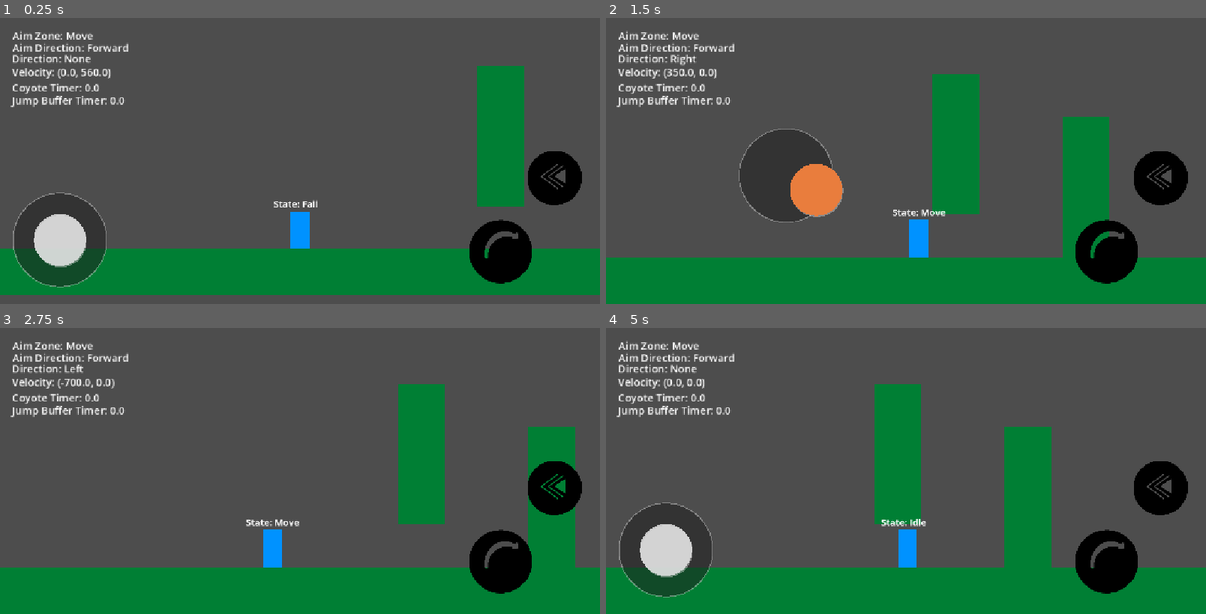
Above: before the commit, frames 1-4 (two rows, left to right).
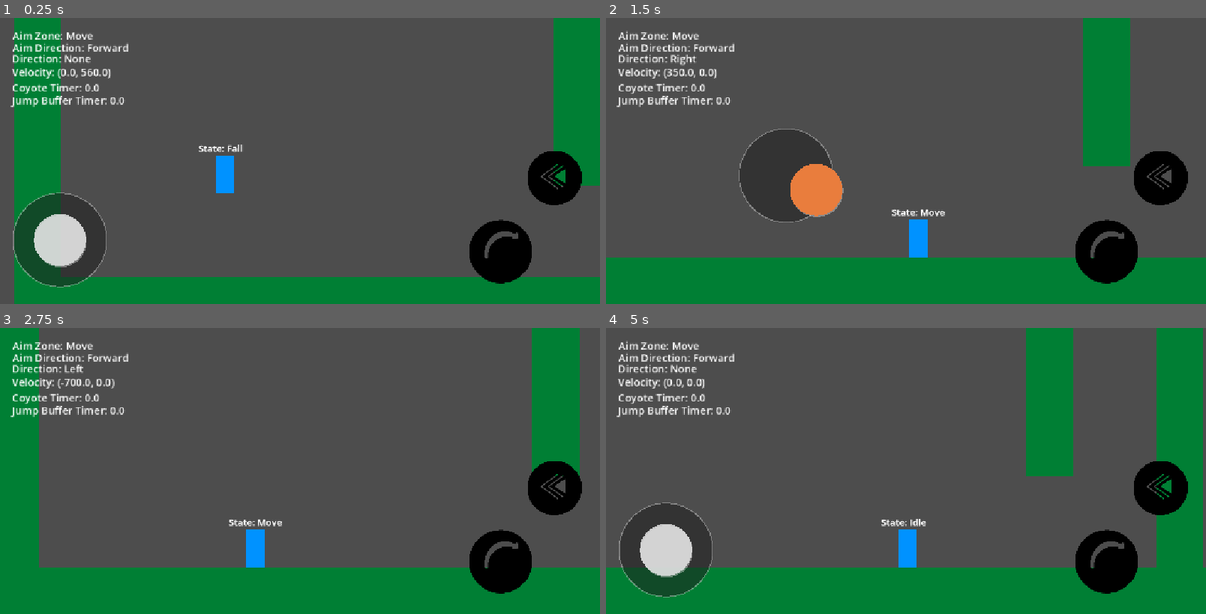
Above: after the commit, the same moments.

Repository: Mrdarx444/Veinbreaker
Game: Godot game, scene res://source/test/world.tscn
Two runs of this game, one before a commit and one after it. Both use one fixed random seed, a clock stepped at 60 frames per second and the inputs below.
Inputs (mouse positions are in pixels of both pictures, inside the frame that each line leads up to):
- Up to frame 1 (0.25 s): no input
- Up to frame 2 (1.5 s): tap Enter at 0.5 s; move the mouse to (1038, 146) at 0.52 s; hold D (Right) 0.53-1.25 s; hold Space (Jump) 0.53-1.25 s; click (1038, 146) at 0.67 s; drag from (786, 175) to (876, 218) at 1.27 s
- Up to frame 3 (2.75 s): move the mouse to (360, 408) at 2.02 s; hold A (Left) from 2.03 s (still down); hold Space (Jump) from 2.03 s (still down)
- Up to frame 4 (5 s): release A (Left) at 2.75 s; release Space (Jump) at 2.75 s; drag from (876, 528) to (726, 428) at 2.77 s; move the mouse to (1086, 513) at 3.52 s; hold D (Right) 3.53-4.25 s; hold Space (Jump) 3.53-4.25 s; drag from (726, 428) to (816, 399) at 4.27 s

The runs differ from the first frame. In frame 1, 26% of the frame differs, in the area x 0-100%, y 0-100%; in frame 2, 9.8%; in frame 3, 15%; in frame 4, 16%.

Commit message:
Fixed IDLE Aiming Down BUG

Diff:
--- a/source/scenes/Player/player.tscn
+++ b/source/scenes/Player/player.tscn
@@ -76,11 +76,13 @@
 [node name="BottomSlideStop" type="RayCast2D" parent="RayCasts" unique_id=24949518]
 target_position = Vector2(0, 140)
 
+[node name="ForcedFall" type="RayCast2D" parent="RayCasts" unique_id=263831735]
+target_position = Vector2(0, 500)
+
 [node name="Components" type="Node" parent="." unique_id=2138234143]
 
 [node name="PlayerAimComponent" type="Node" parent="Components" unique_id=1738510395]
 script = ExtResource("2_ck846")
-IDLE_THRESHOLD = 0.26
 metadata/_custom_type_script = "uid://d17itavn1yymn"
 
 [node name="StateMachine" type="Node" parent="." unique_id=393924244 node_paths=PackedStringArray("initiate_state")]
--- a/source/scripts/Player/Component/aim_component.gd
+++ b/source/scripts/Player/Component/aim_component.gd
@@ -1,7 +1,7 @@
 class_name PlayerAimComponent
 extends Node
 
-enum AimZone { MOVE, MOVE_AIM_UP, MOVE_AIM_DOWN, AIM_UP_IDLE }
+enum AimZone { MOVE, MOVE_AIM_UP, MOVE_AIM_DOWN, AIM_UP_IDLE, AIM_DOWN_IDLE }
 enum AimDirection { FORWARD, UP, DOWN }
 
 # Debugg
@@ -9,7 +9,8 @@
 	AimZone.MOVE: "Move",
 	AimZone.MOVE_AIM_UP: "Move Aim Up",
 	AimZone.MOVE_AIM_DOWN: "Move Aim Down",
-	AimZone.AIM_UP_IDLE: "Aim Up Idle"
+	AimZone.AIM_UP_IDLE: "Aim Up Idle",
+	AimZone.AIM_DOWN_IDLE: "Aim Down Idle"
 }
 
 var aim_direction_debbug := {
@@ -46,5 +47,10 @@
 		current_zone  = AimZone.AIM_UP_IDLE
 		aim_direction = AimDirection.UP
 	else:
-		current_zone  = AimZone.MOVE
-		aim_direction = AimDirection.FORWARD
+		# Modified by ME!
+		if y > AIM_THRESHOLD:
+			current_zone  = AimZone.AIM_DOWN_IDLE
+			aim_direction = AimDirection.DOWN
+		else :
+			current_zone  = AimZone.MOVE
+			aim_direction = AimDirection.FORWARD
--- a/source/scripts/Player/States/fall_state.gd
+++ b/source/scripts/Player/States/fall_state.gd
@@ -7,20 +7,25 @@
 	movement_handle(delta, player)
 	if Input.is_action_just_pressed("Jump"):
 		# Update Conditions HERE! (Certain Height)
-		if player.joystick.aim_direction == player.joystick.AimDirection.DOWN:
+		if (
+			player.joystick.aim_direction == player.joystick.AimDirection.DOWN and
+			player.forced_fall_raycast.is_colliding()
+		):
 			forced_fall = true
-			print("test 1")
 		else :
 			player.jump_buffer_timer.start()
 	super.physics_update(delta, state_owner, state_machine)
 
+func movement_handle(delta: float, player: Player):
+	super.movement_handle(delta, player)
+	if forced_fall:
+		player.velocity.x = 0
 
 func gravity_handle(delta: float, player: Player):
 	if !player.is_on_floor():
 		if player.velocity.y < player.max_fall_speed:
 			if forced_fall:
 				player.velocity.y = player.forced_fall_velocity
-				print("test 2")
 			else :
 				player.velocity.y = min(player.velocity.y + player.gravity * delta, player.max_fall_speed)
 	else :
--- a/source/scripts/Player/States/wall_state.gd
+++ b/source/scripts/Player/States/wall_state.gd
@@ -8,7 +8,7 @@
 	super.physics_update(delta, state_owner, state_machine)
 
 func gravity_handle(delta: float, player: Player):
-	player.velocity.y = min(player.velocity.y + (player.gravity * delta * player.wall_slide_coefficient), player.max_fall_speed * player.wall_slide_coefficient)
+	player.velocity.y = min(player.velocity.y + (player.gravity * delta * player.wall_slide_coefficient), player.wall_slide_max_gravity)
 
 func get_next_state(player: Player) -> StringName:
 	if player.is_on_floor():
--- a/source/scripts/Player/player.gd
+++ b/source/scripts/Player/player.gd
@@ -10,15 +10,15 @@
 @export_subgroup("Jump & Fall")
 var gravity: float = ProjectSettings.get_setting("physics/2d/default_gravity") * 2
 @export var max_fall_speed: float = 2000.0
-@export var forced_fall_velocity: float = 1500.0
+@export var forced_fall_velocity: float = 2000.0
 @export var jump_velocity: float = -900
 @export_range(0, 1, .01) var jump_cut_mult: float = 0.35
 @export var coyote_time: float = 0.13
 @export var jump_buffer_time: float = 0.17
-#@export var jump_buffer_min_velocity: float = 500.0
 @export_subgroup("Wall slide/jump")
-@export_range(0, 1, .01) var wall_slide_coefficient: float = 0.53
+@export_range(0, 1, .01) var wall_slide_coefficient: float = 0.55
 @export var wall_jump_velocity_x: float = 800.0
+@export var wall_slide_max_gravity: float = gravity * 0.3
 @export_subgroup("Dash")
 @export var is_dashing: bool = true
 @export var dash_velocity: float = 2900
@@ -33,6 +33,7 @@
 @onready var left_raycast: RayCast2D = $RayCasts/LeftWall
 @onready var right_raycast: RayCast2D = $RayCasts/RightWall
 @onready var bottom_slide_stop_raycast: RayCast2D = $RayCasts/BottomSlideStop
+@onready var forced_fall_raycast: RayCast2D = $RayCasts/ForcedFall
 @onready var dash_timer: Timer = $Timers/DashTimer
 @onready var dash_cooldown_timer: Timer = $Timers/DashCooldown
 
--- a/source/test/world.tscn
+++ b/source/test/world.tscn
@@ -7,13 +7,16 @@
 size = Vector2(4000, 150)
 
 [sub_resource type="RectangleShape2D" id="RectangleShape2D_pdc63"]
-size = Vector2(150, 450)
+size = Vector2(150, 1000)
 
 [sub_resource type="RectangleShape2D" id="RectangleShape2D_4loxo"]
 size = Vector2(150, 1000)
 
 [sub_resource type="RectangleShape2D" id="RectangleShape2D_slmcd"]
 size = Vector2(150, 1000)
+
+[sub_resource type="RectangleShape2D" id="RectangleShape2D_v5nji"]
+size = Vector2(150, 700)
 
 [node name="World" type="Node2D" unique_id=57820806]
 
@@ -41,11 +44,11 @@
 shape = SubResource("RectangleShape2D_dihab")
 
 [node name="Wall1" type="StaticBody2D" parent="." unique_id=718185708]
-position = Vector2(768, 180)
+position = Vector2(768, -96)
 metadata/_edit_group_ = true
 
 [node name="ColorRect" type="ColorRect" parent="Wall1" unique_id=615603583]
-custom_minimum_size = Vector2(150, 450)
+custom_minimum_size = Vector2(150, 1000)
 anchors_preset = 8
 anchor_left = 0.5
 anchor_top = 0.5
@@ -110,11 +113,11 @@
 shape = SubResource("RectangleShape2D_slmcd")
 
 [node name="Wall3" type="StaticBody2D" parent="." unique_id=492829394]
-position = Vector2(352, 43)
+position = Vector2(352, -237)
 metadata/_edit_group_ = true
 
 [node name="ColorRect" type="ColorRect" parent="Wall3" unique_id=1704805394]
-custom_minimum_size = Vector2(150, 450)
+custom_minimum_size = Vector2(150, 700)
 anchors_preset = 8
 anchor_left = 0.5
 anchor_top = 0.5
@@ -130,10 +133,10 @@
 metadata/_edit_use_anchors_ = true
 
 [node name="Collision" type="CollisionShape2D" parent="Wall3" unique_id=159511932]
-shape = SubResource("RectangleShape2D_pdc63")
+shape = SubResource("RectangleShape2D_v5nji")
 
 [node name="Player" parent="." unique_id=1568325260 instance=ExtResource("1_4loxo")]
-position = Vector2(-291, 268)
+position = Vector2(-776, -2)
 
 [node name="LevelCamera" type="Camera2D" parent="." unique_id=893587825]
 visible = false
